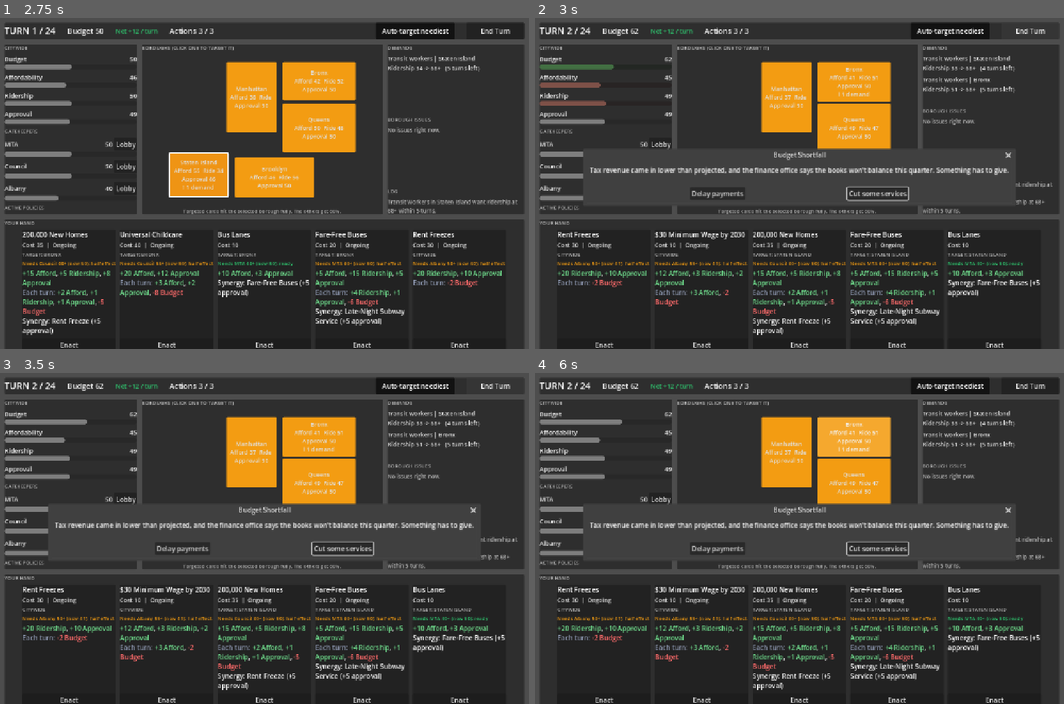
Above: before the commit, frames 1-4 (two rows, left to right).
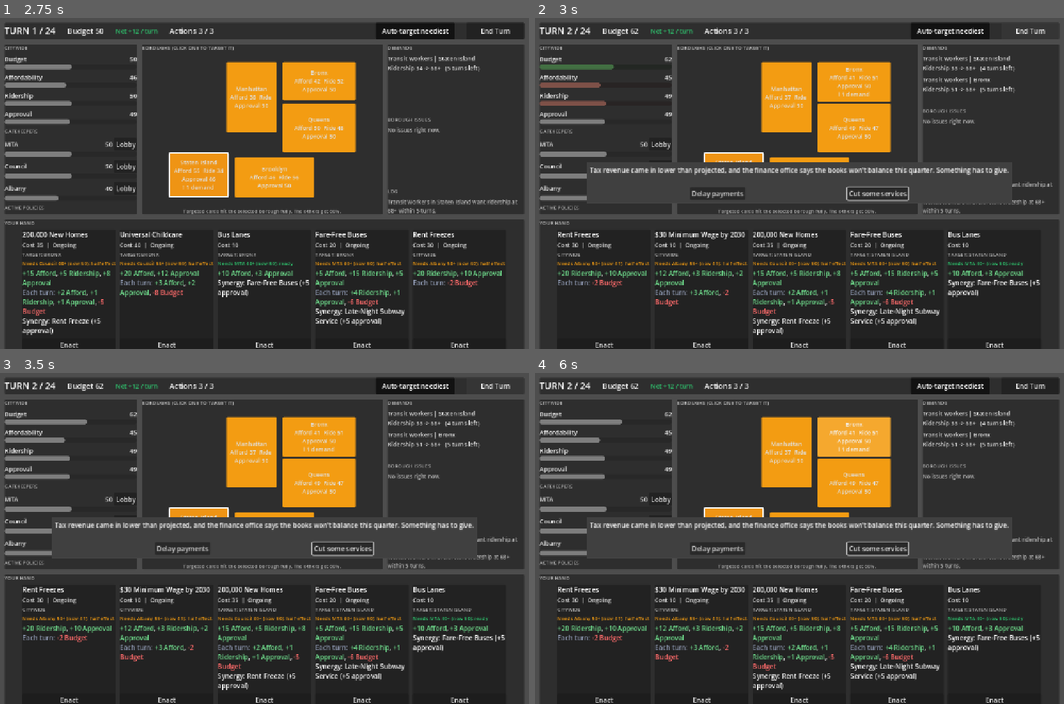
Above: after the commit, the same moments.

Repository: LowPolyPhosphorus/mamdani-simulator
Game: Godot game, scene res://title.tscn
The game is run twice, just before and just after one commit, with the same random seed, the same clock (stepped at 60 frames per second) and the same inputs.
Inputs:
- Up to frame 1 (2.75 s): click "Start Term: Easy" at 0.5 s; click "Let's go" at 1.25 s; click "Auto-target neediest" at 2 s
- Up to frame 2 (3 s): click "End Turn" at 2.75 s
- Up to frame 3 (3.5 s): no input
- Up to frame 4 (6 s): click "Lobby" at 3.5 s; click "Lobby" at 4.25 s; click "Lobby" at 5 s; click "Bronx Afford 41 Ride 51 Appro…" at 5.75 s

Frame 1 is identical in both runs. In frame 2, 1.0% of the frame differs, in the area x 9-91%, y 39-57%; in frame 3, 1.0%; in frame 4, 1.0%.

Commit message:
Stop X/Esc counting as event choice B

Diff:
--- a/main.gd
+++ b/main.gd
@@ -278,6 +278,8 @@
 
 func _build_dialogs() -> void:
 	event_dialog = ConfirmationDialog.new()
+	event_dialog.borderless = true
+	event_dialog.dialog_close_on_escape = false
 	event_dialog.confirmed.connect(_on_event_choice.bind(true))
 	event_dialog.canceled.connect(_on_event_choice.bind(false))
 	add_child(event_dialog)
